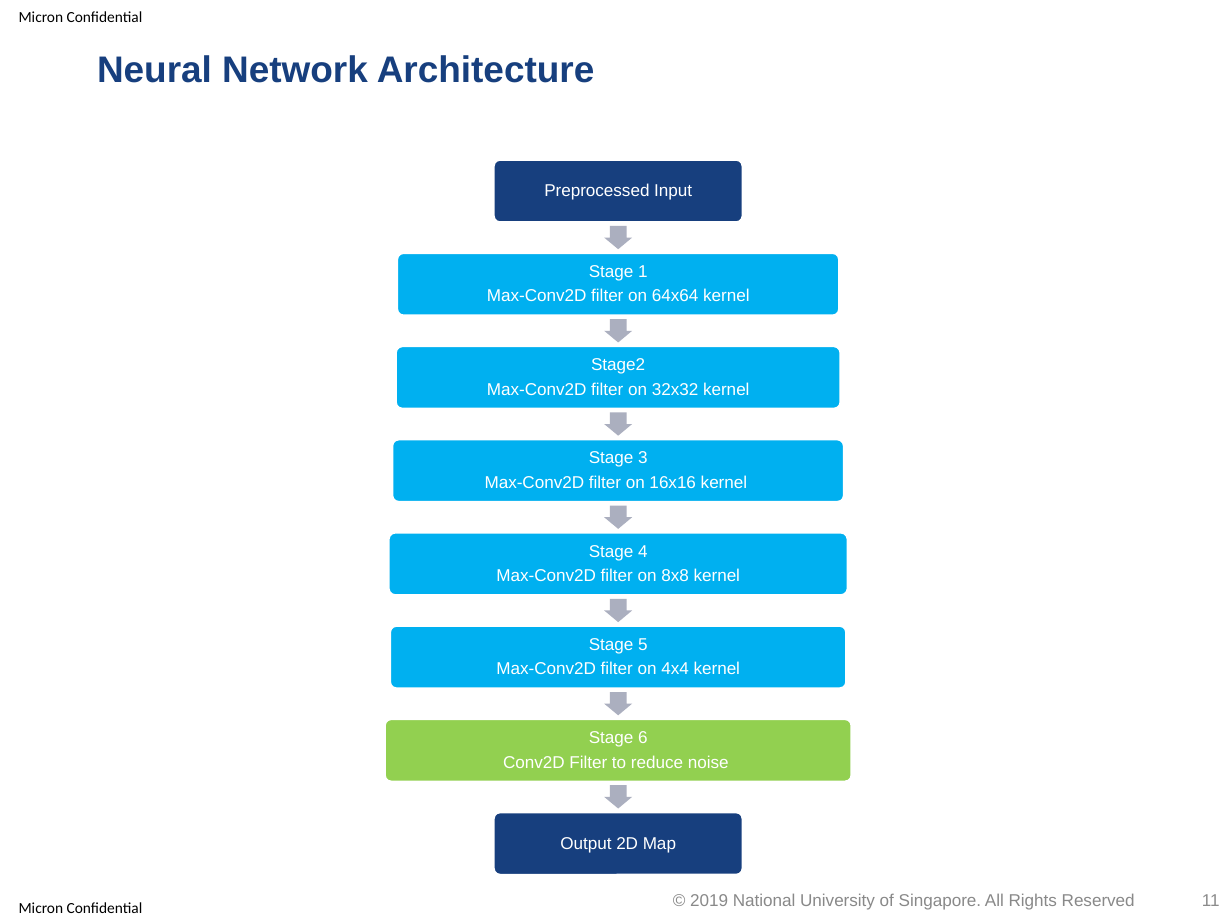
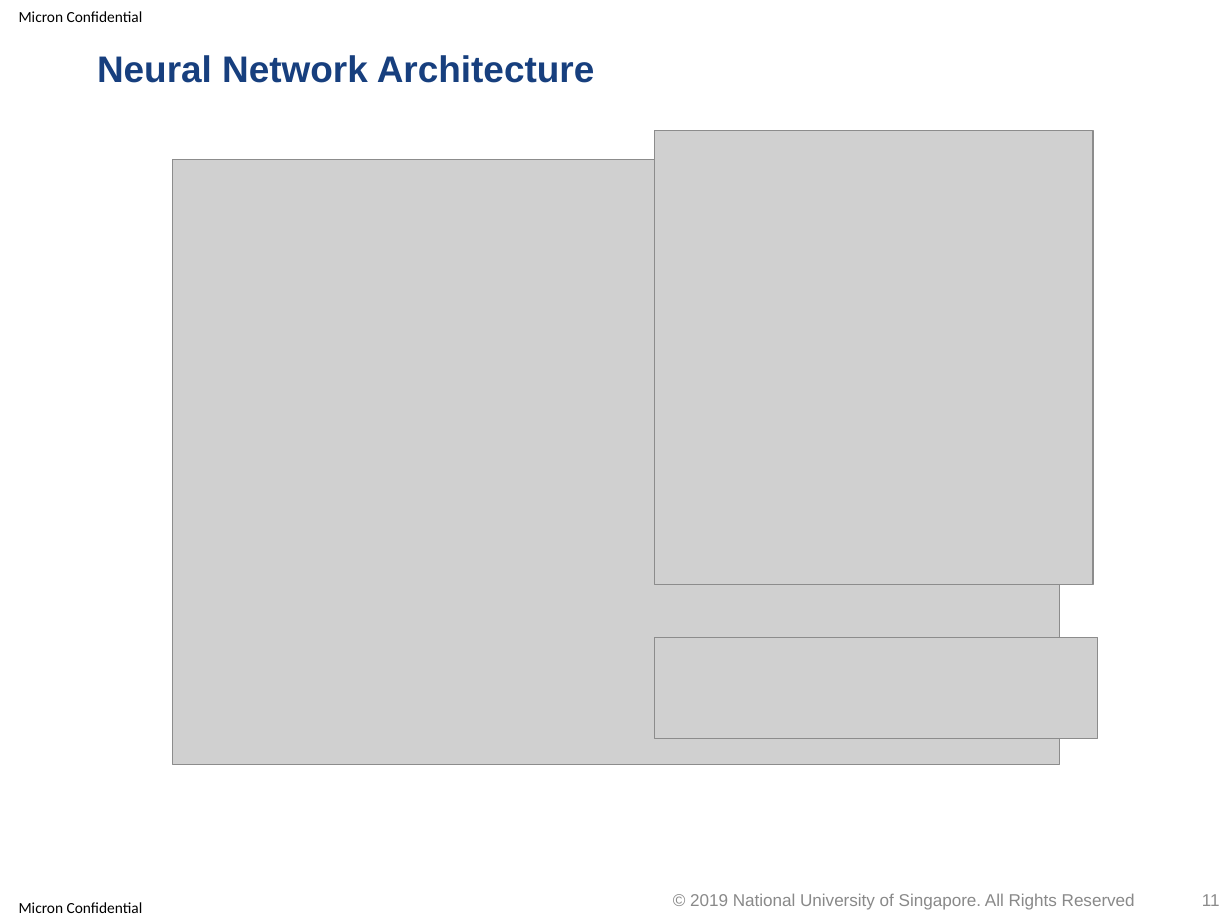
Before and after one commit to optimusium/3dscan, a slide deck: slide 11 of PracticeModule_Presentation.pptx. Drawn at 1232x924 pixels with LibreOffice and Linux fonts; fonts in the diff are those of the drawing; grey boxes stand for pictures; background and template pictures are left out. Boxes give left, top, right and bottom in pixels: in the first picture for what was removed or moved away, otherwise in the second. Text is boxed around its words. In the diff, an @@ line names an element or a change of style, - is before the commit and + after.

```diff
--- a/PracticeModule_Presentation.pptx
+++ b/PracticeModule_Presentation.pptx
@@ picture added at (654,131,1093,585) @@
@@ picture added at (172,160,1060,765) @@
@@ picture added at (654,637,1098,738) @@
@@ group removed at (384,160,851,873): 8 rounded rectangles, 8 texts, 7 right arrows @@
-Preprocessed Input
-Stage 1
-Max-Conv2D filter on 64x64 kernel
-Stage2
-Max-Conv2D filter on 32x32 kernel
-Stage 3
-Max-Conv2D filter on 16x16 kernel
-Stage 4
-Max-Conv2D filter on 8x8 kernel
-Stage 5
-Max-Conv2D filter on 4x4 kernel
-Stage 6
-Conv2D Filter to reduce noise
-Output 2D Map
```
Also in this commit, not shown: 3 other slides changed, 1 other file.
